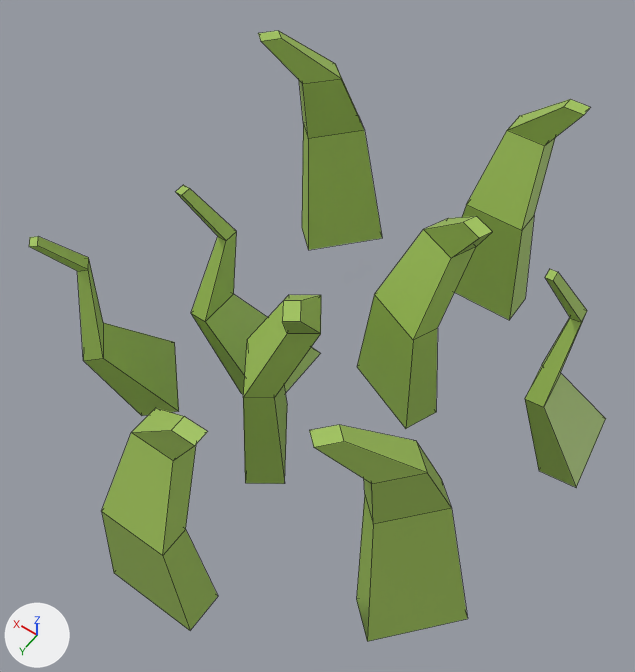
What one commit did to the FBX model Assets/_art/Plants/grassPatch.fbx.
Camera for both pictures: a camera (50 mm lens) standing at (-0.179, 0.258, 0.465) and looking at (-0.002, 0.01, 0.075). The lights are fixed; the arrows at lower left show +X, +Y and +Z. Mesh edges are drawn as thin lines. Where no turn or scale is listed for an object, it has been applied to the vertices.
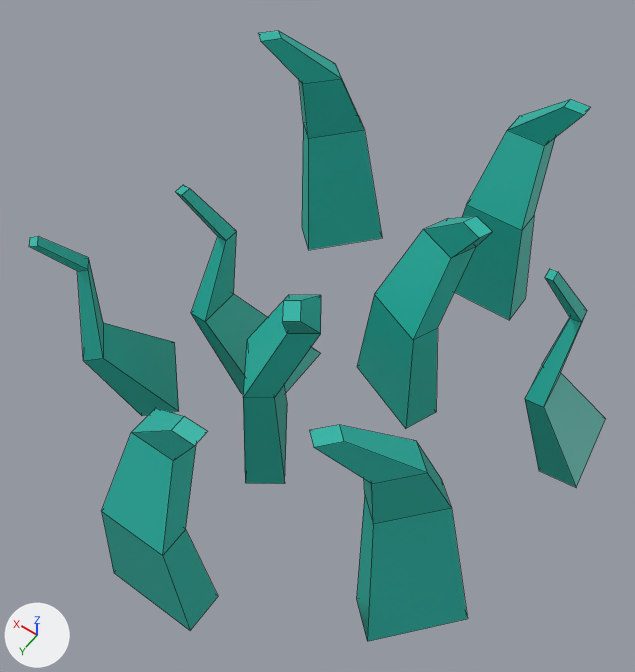
Where the newer file only moved an object's origin or applied its transform, the numbers keep the older frame.

The change, as a list of edits to the scene's bpy script:
```text
Add mat_green:
    mat_green = principled_material('Green')
    mat_green.base_color = (0.016, 0.462, 0.376)  # cyan #22b5a5
Change me_mesh:
    where me_mesh.from_pydata(...)  # 16 vertices, 14 faces; spans x -0.027..0.035, y -0.023..0.036, z 0.0..0.155
    remove me_mesh.materials.append(mat_prototypelevelconcept_green)  # green #a1c45a
    add me_mesh.materials.append(mat_green)  # cyan #22b5a5
Change me_mesh_007:
    where me_mesh_007.from_pydata(...)  # 16 vertices, 14 faces; spans x -0.036..0.045, y -0.028..0.036, z 0.0..0.155
    remove me_mesh_007.materials.append(mat_prototypelevelconcept_green)  # green #a1c45a
    add me_mesh_007.materials.append(mat_green)  # cyan #22b5a5
Change me_mesh_008:
    where me_mesh_008.from_pydata(...)  # 16 vertices, 14 faces; spans x -0.03..0.028, y -0.021..0.023, z 0.0..0.155
    remove me_mesh_008.materials.append(mat_prototypelevelconcept_green)  # green #a1c45a
    add me_mesh_008.materials.append(mat_green)  # cyan #22b5a5
Change me_mesh_001:
    where me_mesh_001.from_pydata(...)  # 16 vertices, 14 faces; spans x -0.023..0.03, y -0.028..0.04, z 0.0..0.155
    remove me_mesh_001.materials.append(mat_prototypelevelconcept_green)  # green #a1c45a
    add me_mesh_001.materials.append(mat_green)  # cyan #22b5a5
Change me_mesh_005:
    where me_mesh_005.from_pydata(...)  # 16 vertices, 14 faces; spans x -0.036..0.045, y -0.028..0.036, z 0.0..0.155
    remove me_mesh_005.materials.append(mat_prototypelevelconcept_green)  # green #a1c45a
    add me_mesh_005.materials.append(mat_green)  # cyan #22b5a5
Change me_mesh_002:
    where me_mesh_002.from_pydata(...)  # 16 vertices, 14 faces; spans x -0.032..0.035, y -0.024..0.032, z 0.0..0.155
    remove me_mesh_002.materials.append(mat_prototypelevelconcept_green)  # green #a1c45a
    add me_mesh_002.materials.append(mat_green)  # cyan #22b5a5
Change me_mesh_006:
    where me_mesh_006.from_pydata(...)  # 16 vertices, 14 faces; spans x -0.026..0.028, y -0.03..0.042, z 0.0..0.155
    remove me_mesh_006.materials.append(mat_prototypelevelconcept_green)  # green #a1c45a
    add me_mesh_006.materials.append(mat_green)  # cyan #22b5a5
Change me_mesh_003:
    where me_mesh_003.from_pydata(...)  # 16 vertices, 14 faces; spans x -0.03..0.028, y -0.021..0.023, z 0.0..0.155
    remove me_mesh_003.materials.append(mat_prototypelevelconcept_green)  # green #a1c45a
    add me_mesh_003.materials.append(mat_green)  # cyan #22b5a5
Change me_mesh_004:
    where me_mesh_004.from_pydata(...)  # 16 vertices, 14 faces; spans x -0.036..0.019, y -0.036..0.042, z 0.0..0.155
    remove me_mesh_004.materials.append(mat_prototypelevelconcept_green)  # green #a1c45a
    add me_mesh_004.materials.append(mat_green)  # cyan #22b5a5
```

Where the change shows, as pixel boxes [x1, y1, x2, y2] in the pictures (635 x 672 px):
'pPlane2', recoloured (green to cyan)
    both: [309, 425, 467, 641]
'pPlane1', recoloured (green to cyan)
    both: [102, 408, 218, 630]
'pPlane7', recoloured (green to cyan)
    both: [357, 216, 492, 429]
'pPlane4', recoloured (green to cyan)
    both: [258, 31, 382, 250]
'pPlane6', recoloured (green to cyan)
    both: [455, 99, 590, 320]
'pPlane9', recoloured (green to cyan)
    both: [243, 295, 321, 484]
'pPlane5', recoloured (green to cyan)
    both: [29, 236, 179, 416]
'pPlane3', recoloured (green to cyan)
    both: [525, 269, 606, 487]
'pPlane8', recoloured (green to cyan)
    both: [176, 185, 320, 394]
